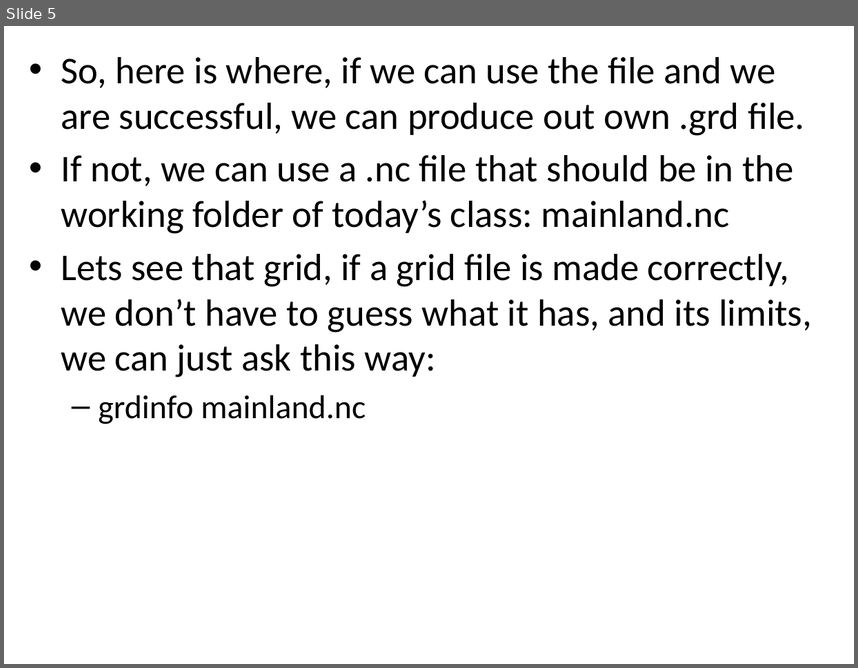
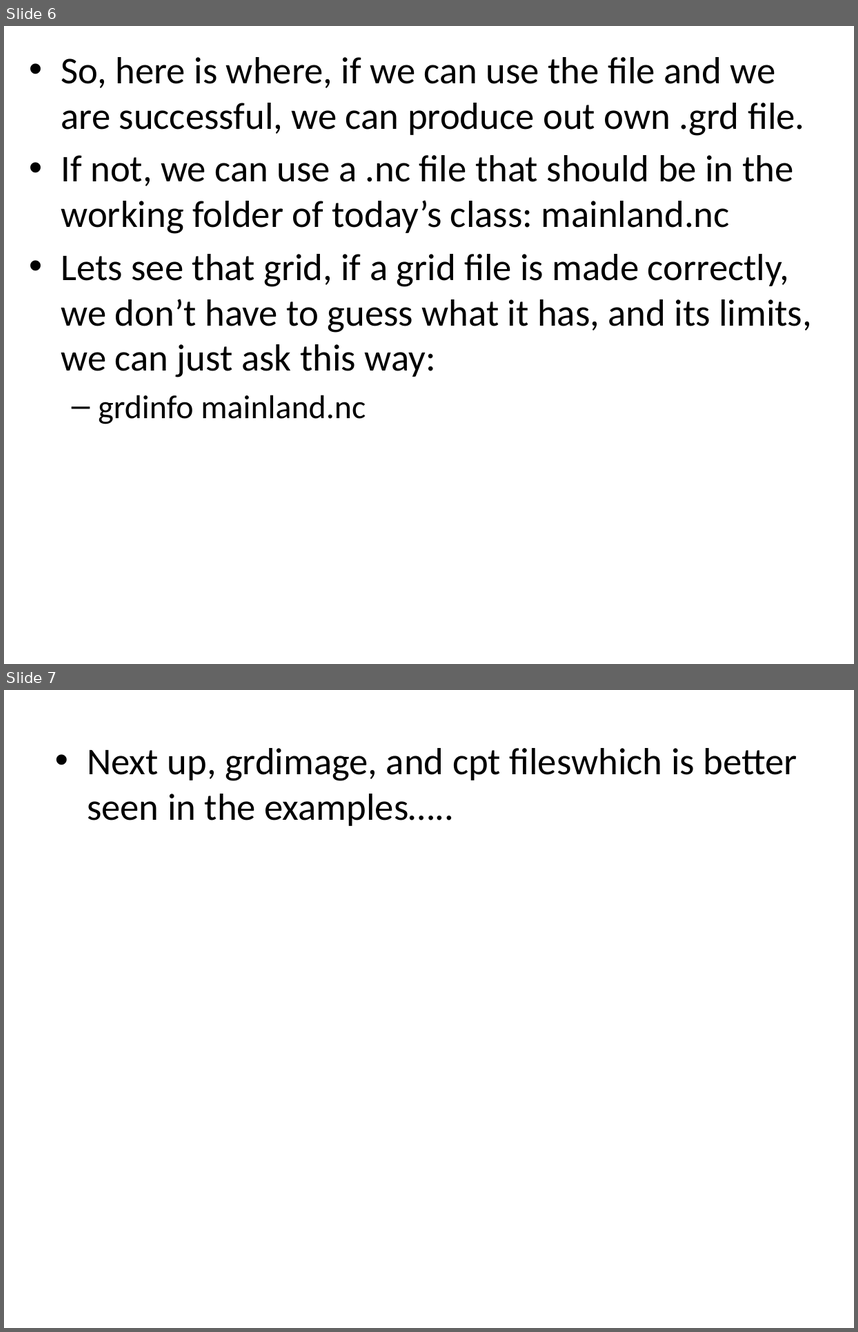
Before and after one commit to jconvers/GMT-class, a slide deck: class_3/class3.pptx. Shown one above the other, each under a label of ours: slide 5 before the commit, slides 6 and 7 after it. The pictures are 858x668 and 858x1332 pixels, drawn with LibreOffice and Linux fonts; fonts in the diff are those of the drawing. Boxes give left, top, right and bottom in pixels: in the first picture for what was removed or moved away, otherwise in the second. Text is boxed around its words. In the diff, an @@ line names an element or a change of style, - is before the commit and + after.

```diff
--- a/class_3/class3.pptx
+++ b/class_3/class3.pptx
@@ slide 7 added at [4, 690, 854, 1328], background #FFFFFF @@
@@ text added at [87, 748, 797, 826], 32 pt, text #000000 @@
+• Next up, grdimage, and cpt fileswhich is better seen in the examples…..
@@ what was slide 5 is now slide 6 @@
```
Also in this commit, not shown: 2 other slides added, 1 slide removed.
